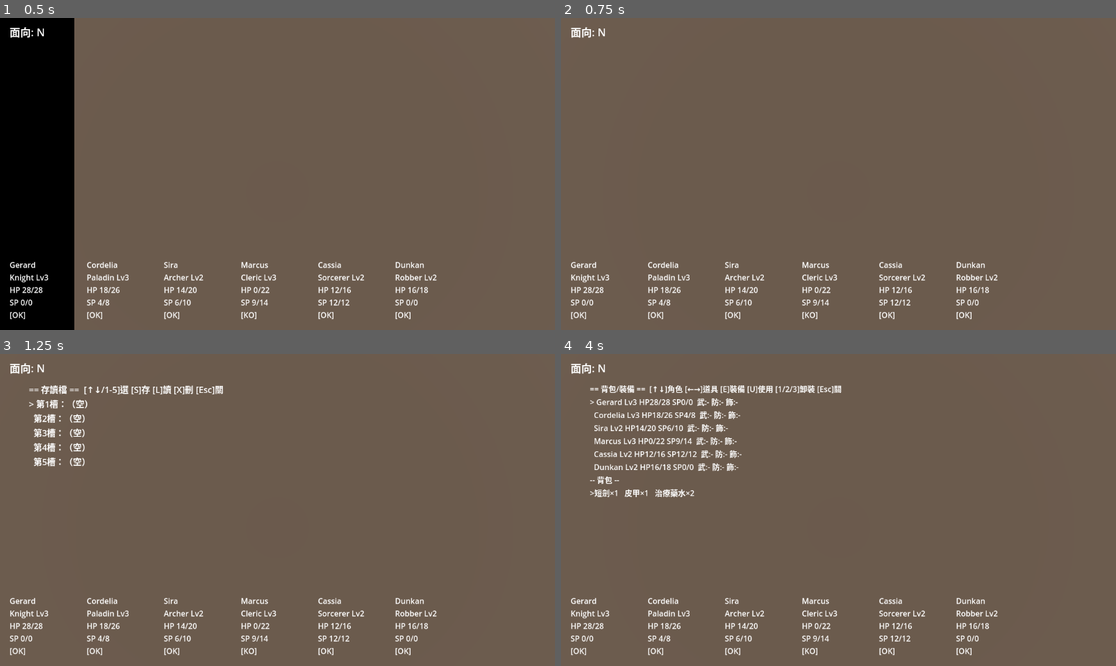
Above: before the commit, frames 1-4 (two rows, left to right).
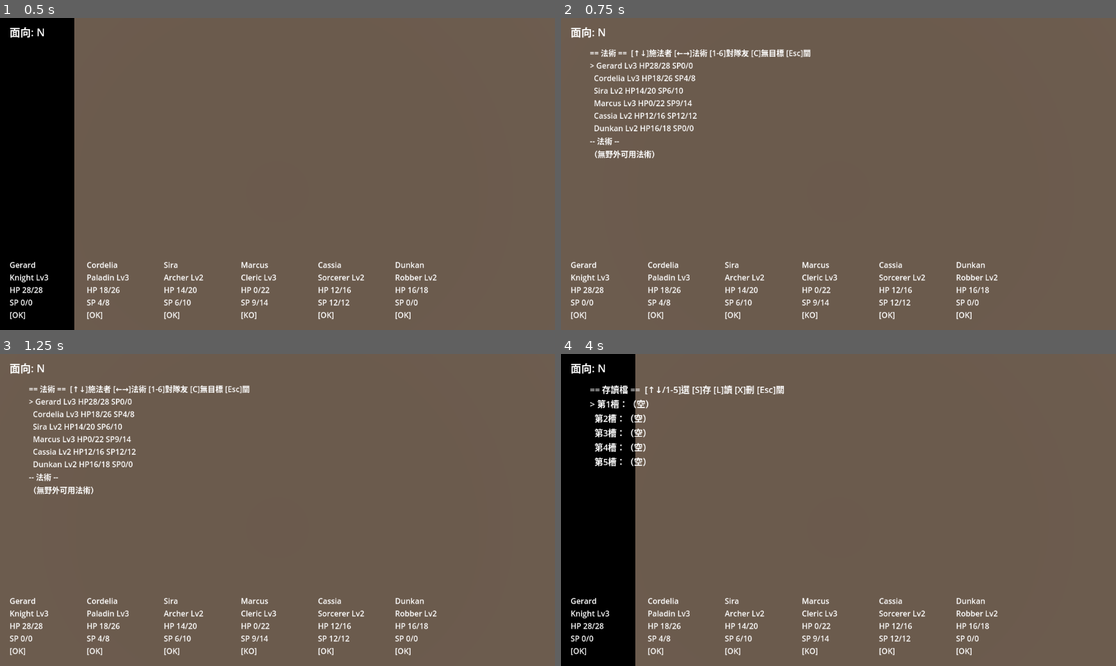
Above: after the commit, the same moments.

Repository: kurtsgm/mm
Game: Godot game, scene res://presentation/world/main.tscn
Two runs of this game, one before a commit and one after it. Both use one fixed random seed, a clock stepped at 60 frames per second and the inputs below.
Inputs (mouse positions are in pixels of both pictures, inside the frame that each line leads up to):
- Up to frame 1 (0.5 s): no input
- Up to frame 2 (0.75 s): tap Enter at 0.5 s; move the mouse to (960, 158) at 0.52 s; hold E (strafe_right) from 0.53 s (still down); tap M at 0.6 s; click (960, 158) at 0.67 s
- Up to frame 3 (1.25 s): keep holding E (strafe_right); tap Tab at 0.8 s
- Up to frame 4 (4 s): release E (strafe_right) at 1.25 s; tap Space at 1.25, 2.75 s; drag from (727, 525) to (810, 572) at 1.27 s; tap Enter at 2, 3.5 s; move the mouse to (894, 441) at 2.02 s; hold E (strafe_right) 2.03-2.75 s; tap I at 2.1, 3.8 s; tap M at 2.3 s; drag from (810, 572) to (672, 463) at 2.77 s; move the mouse to (1005, 556) at 3.52 s; hold Q (strafe_left) from 3.53 s (still down); tap Tab at 3.6 s

Frame 1 is identical in both runs. In frame 2, 1.9% of the frame differs, in the area x 5-45%, y 10-45%; in frame 3, 2.5%; in frame 4, 15%, in the area x 0-51%, y 0-100%.

Commit message:
feat: wire SpellMenu (M key), 3-menu exclusion, utility dispatch stub
Co-Authored-By: Claude Opus 4.8 (1M context) <noreply@anthropic.com>

Diff:
--- a/presentation/world/main.gd
+++ b/presentation/world/main.gd
@@ -12,6 +12,8 @@
 var _combat_pos: Vector2i
 var _save_menu: SaveMenu
 var _inventory_menu: InventoryMenu
+var _spell_menu: SpellMenu
+var _menus: Array = []
 
 func _ready() -> void:
 	var map := MapManager.load_text_file(MAP_PATH)
@@ -36,6 +38,13 @@
 	add_child(_inventory_menu)
 	_inventory_menu.closed.connect(_on_menu_closed)
 	SaveSystem.item_resolver = Callable(ItemCatalog, "get_item")
+
+	_spell_menu = SpellMenu.new()
+	add_child(_spell_menu)
+	_spell_menu.closed.connect(_on_menu_closed)
+	_spell_menu.world_spell_cast.connect(_on_world_spell_cast)
+
+	_menus = [_save_menu, _inventory_menu, _spell_menu]
 
 	_player.setup(MapManager.current_grid, map.start_pos, map.start_facing)
 
@@ -131,22 +140,43 @@
 	if _combat != null:
 		return  # 戰鬥中禁用選單
 	if event.keycode == KEY_TAB:
-		_toggle_menu(_save_menu, _inventory_menu)
+		_toggle_menu(_save_menu)
 	elif event.keycode == KEY_I:
-		_toggle_menu(_inventory_menu, _save_menu)
+		_toggle_menu(_inventory_menu)
+	elif event.keycode == KEY_M:
+		_toggle_menu(_spell_menu)
 
-func _toggle_menu(menu, other) -> void:
-	if other.is_open():
-		return  # 另一個選單開著時不切換
+func _toggle_menu(menu) -> void:
 	if menu.is_open():
 		menu.close()
-	else:
-		_player.set_enabled(false)
-		menu.open()
+		return
+	for other in _menus:
+		if other != menu and other.is_open():
+			return  # 另一選單開著時不切換
+	_player.set_enabled(false)
+	menu.open()
 
 func _on_menu_closed() -> void:
 	_player.set_enabled(true)
 	_hud.refresh()
+
+func _on_world_spell_cast(spell: SpellDef) -> void:
+	# 工具法術擴充樣板：加新 utility = 加一個 SpellDef.Effect + 一個 case + 一張 .tres。
+	# SP 已由 SpellMenu 扣除，這裡不再付費；僅做世界效果 dispatch。
+	match spell.effect:
+		SpellDef.Effect.TELEPORT:
+			_cast_teleport(spell)
+		SpellDef.Effect.RECALL:
+			_cast_recall(spell)
+	_hud.refresh()
+
+func _cast_teleport(spell: SpellDef) -> void:
+	# STUB（M5c 殼）：實際前方穿牆位移待後續以 PlayerController.warp_to 實作。
+	GameState.message_log.push("%s 尚未接上世界效果。" % spell.display_name)
+
+func _cast_recall(spell: SpellDef) -> void:
+	# STUB（M5c 殼）：城市傳送目的地待多地圖基建後實作。
+	GameState.message_log.push("%s 尚未接上世界效果。" % spell.display_name)
 
 func _on_loaded() -> void:
 	_world_builder.build(MapManager.current_map)
